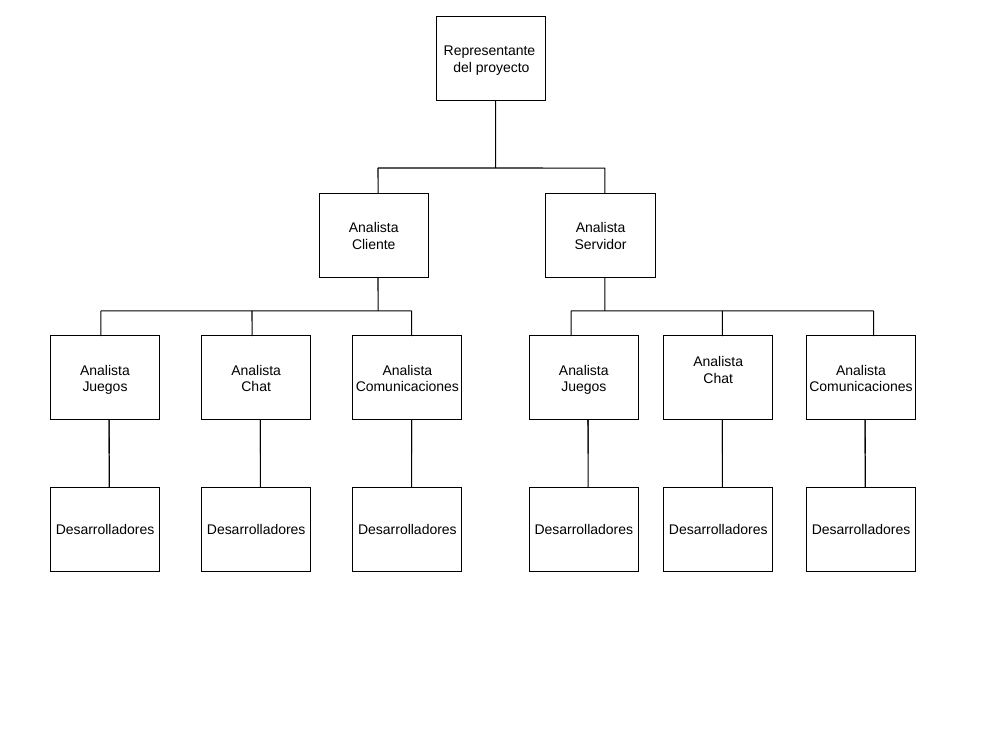
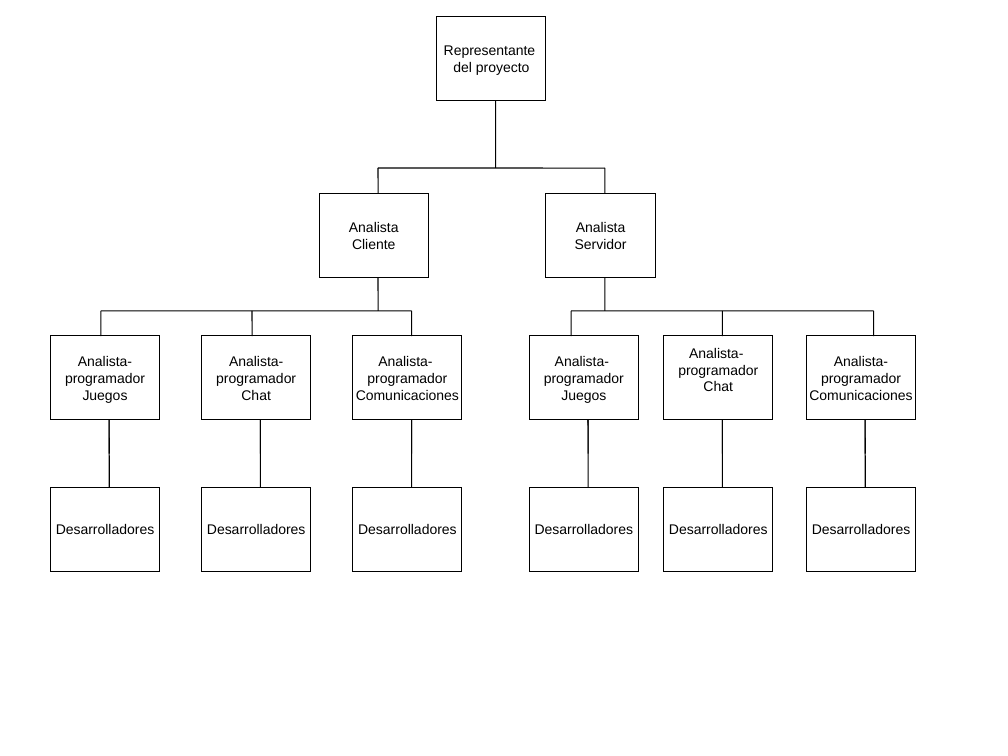
Before and after one commit to gruize/is0809casino, a slide deck: slide 1 of doc/CasinoOnline-diagramaPlanificacion.ppt. Drawn at 1008x756 pixels with LibreOffice and Linux fonts; fonts in the diff are those of the drawing. Boxes give left, top, right and bottom in pixels: in the first picture for what was removed or moved away, otherwise in the second. Text is boxed around its words. In the diff, an @@ line names an element or a change of style, - is before the commit and + after.

```diff
--- a/doc/CasinoOnline-diagramaPlanificacion.ppt
+++ b/doc/CasinoOnline-diagramaPlanificacion.ppt
@@ text in rectangle at (65, 356, 145, 403): text changed @@
-Analista
-Juegos
+Analista-
+programador
+Juegos
@@ text in rectangle at (216, 356, 296, 400): text changed @@
-Analista
-Chat
+Analista-
+programador
+Chat
@@ text in rectangle at (356, 356, 459, 400): text changed @@
-Analista
-Comunicaciones
+Analista-
+programador
+Comunicaciones
@@ text in rectangle at (544, 356, 624, 403): text changed @@
-Analista
-Juegos
+Analista-
+programador
+Juegos
@@ text in rectangle at (678, 348, 758, 391): text changed @@
-Analista
-Chat
+Analista-
+programador
+Chat
@@ text in rectangle at (809, 356, 912, 400): text changed @@
-Analista
-Comunicaciones
+Analista-
+programador
+Comunicaciones
```
Also in this commit, not shown: 1 other file.
